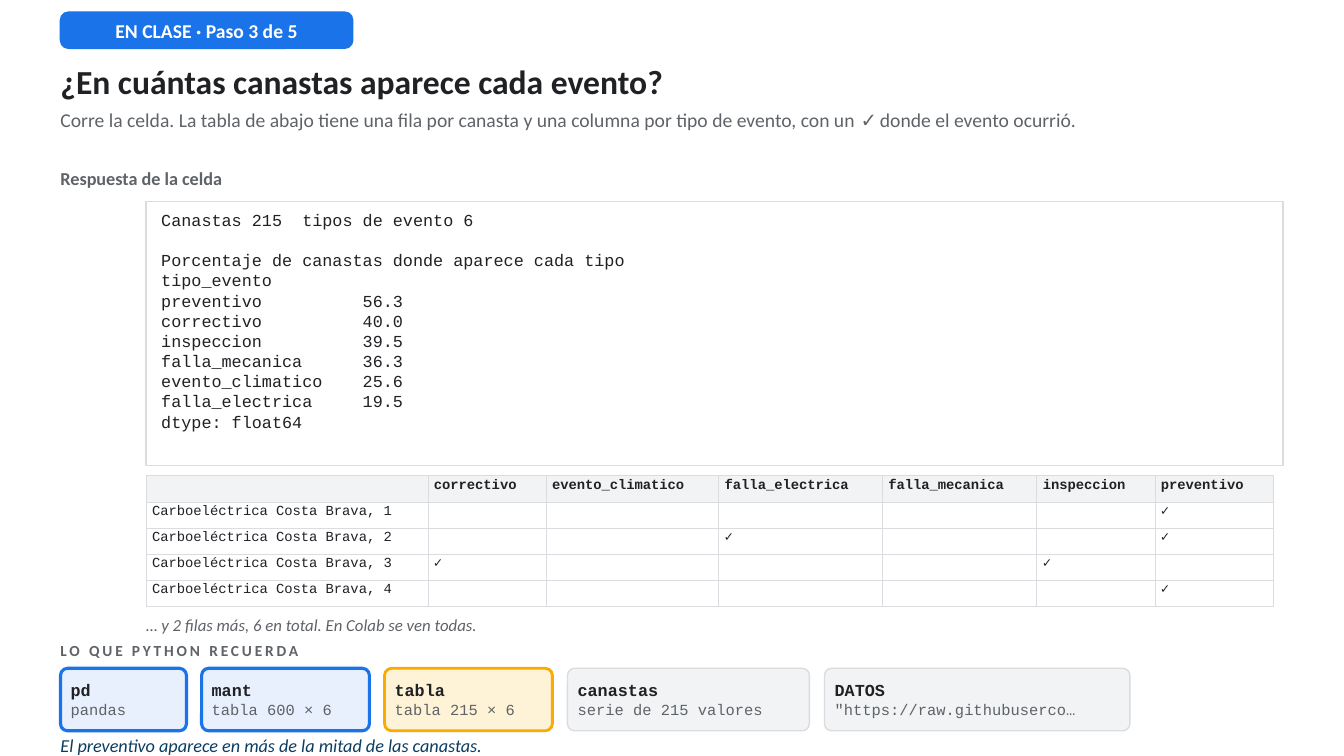
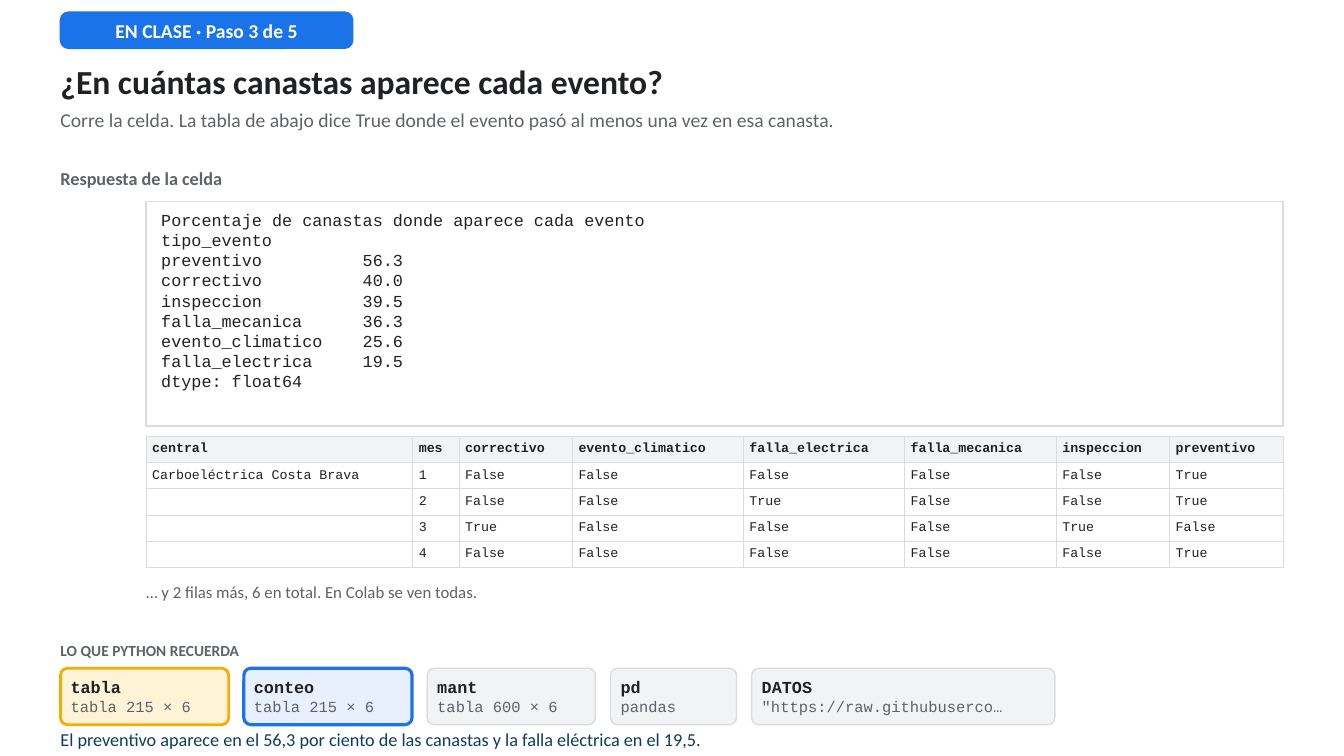
Before and after one commit to RodrigoMSB/curso-python-minergia, a slide deck: slide 17 of presentaciones/Simulador_Lab04_guiado.pptx. Drawn at 1344x756 pixels with LibreOffice and Linux fonts; fonts in the diff are those of the drawing. Boxes give left, top, right and bottom in pixels: in the first picture for what was removed or moved away, otherwise in the second. Text is boxed around its words. In the diff, an @@ line names an element or a change of style, - is before the commit and + after.

```diff
--- a/presentaciones/Simulador_Lab04_guiado.pptx
+++ b/presentaciones/Simulador_Lab04_guiado.pptx
@@ text at [60,113,833,131]: text changed @@
-Corre la celda. La tabla de abajo tiene una fila por canasta y una columna por tipo de evento, con un ✓ donde el evento ocurrió.
+Corre la celda. La tabla de abajo dice True donde el evento pasó al menos una vez en esa canasta.
@@ rectangle: place and size @@
-rectangle at [146,202,1284,466]
+rectangle at [146,202,1284,426]
@@ text at [161,214,644,230]: text changed @@
-Canastas 215 tipos de evento 6
-Porcentaje de canastas donde aparece cada tipo
+Porcentaje de canastas donde aparece cada evento
@@ table at [146,437,1284,561] @@
-column 1:  | Carboeléctrica Costa Brava, 1 | Carboeléctrica Costa Brava, 2 | Carboeléctrica Costa Brava, 3 | Carboeléctrica Costa Brava, 4
-column 2: correctivo |  |  | ✓ | 
-column 3: evento_climatico |  |  |  | 
-column 4: falla_electrica |  | ✓ |  | 
-column 5: falla_mecanica |  |  |  | 
-column 6: inspeccion |  |  | ✓ | 
-column 7: preventivo | ✓ | ✓ |  | ✓
+column 1: central | Carboeléctrica Costa Brava |  |  | 
+column 2: mes | 1 | 2 | 3 | 4
+column 3: correctivo | False | False | True | False
+column 4: evento_climatico | False | False | False | False
+column 5: falla_electrica | False | True | False | False
+column 6: falla_mecanica | False | False | False | False
+column 7: inspeccion | False | False | True | False
+column 8: preventivo | True | True | False | True
@@ table: place and size @@
-table at [146,476,1271,600]
+table at [146,437,1284,561]
@@ text "… y 2 filas más, ...": place and size @@
-text "… y 2 filas más, ..." at [161,619,477,634]
+text "… y 2 filas más, ..." at [161,586,477,601]
@@ text "… y 2 filas más, ..." at [161,586,477,601]: italic off @@
@@ text "LO QUE PYTHON RECUERDA" at [60,646,239,658]: letter spacing 2 to 0 pt @@
@@ rounded rectangle: place and size @@
-rounded rectangle at [60,668,187,731]
+rounded rectangle at [60,668,229,725]
@@ rounded rectangle at [60,668,229,725]: fill #E8F0FE to #FEF3D6; outline #1A73E8 2.25 pt to #F9AB00 2 pt; proportions changed @@
@@ text "tabla": place and size @@
-text "tabla" at [395,684,515,715]
+text "tabla" at [71,681,191,712]
@@ rounded rectangle: place and size @@
-rounded rectangle at [202,668,370,731]
+rounded rectangle at [244,668,412,725]
@@ text added at [254,682,374,712], 11 pt, text #5F6368 @@
+conteo
+tabla 215 × 6
@@ rounded rectangle: place and size @@
-rounded rectangle at [384,668,553,731]
+rounded rectangle at [427,668,596,725]
@@ rounded rectangle at [427,668,596,725]: fill #FEF3D6 to #F1F3F4; outline #F9AB00 2 pt to #DADCE0 1 pt; proportions changed @@
@@ text "mant": place and size @@
-text "mant" at [212,685,332,715]
+text "mant" at [437,682,557,712]
@@ text removed at [578,685,763,715] @@
-canastas
-serie de 215 valores
@@ proportions changed in 3 elements at [244,668,412,725], [752,668,1056,725], [611,668,737,725] @@
@@ rounded rectangle: place and size @@
-rounded rectangle at [568,668,810,731]
+rounded rectangle at [611,668,737,725]
@@ text "pd": place and size @@
-text "pd" at [71,684,127,718]
+text "pd" at [621,681,677,715]
@@ rounded rectangle: place and size @@
-rounded rectangle at [825,668,1130,731]
+rounded rectangle at [752,668,1056,725]
@@ text "DATOS": place and size @@
-text "DATOS" at [835,684,1076,718]
+text "DATOS" at [762,681,1003,715]
@@ text at [60,733,701,749]: text changed; italic off @@
-El preventivo aparece en más de la mitad de las canastas.
+El preventivo aparece en el 56,3 por ciento de las canastas y la falla eléctrica en el 19,5.
```
Also in this commit, not shown: 47 other slides changed, 24 slides added, 9 slides removed, 27 other files.
